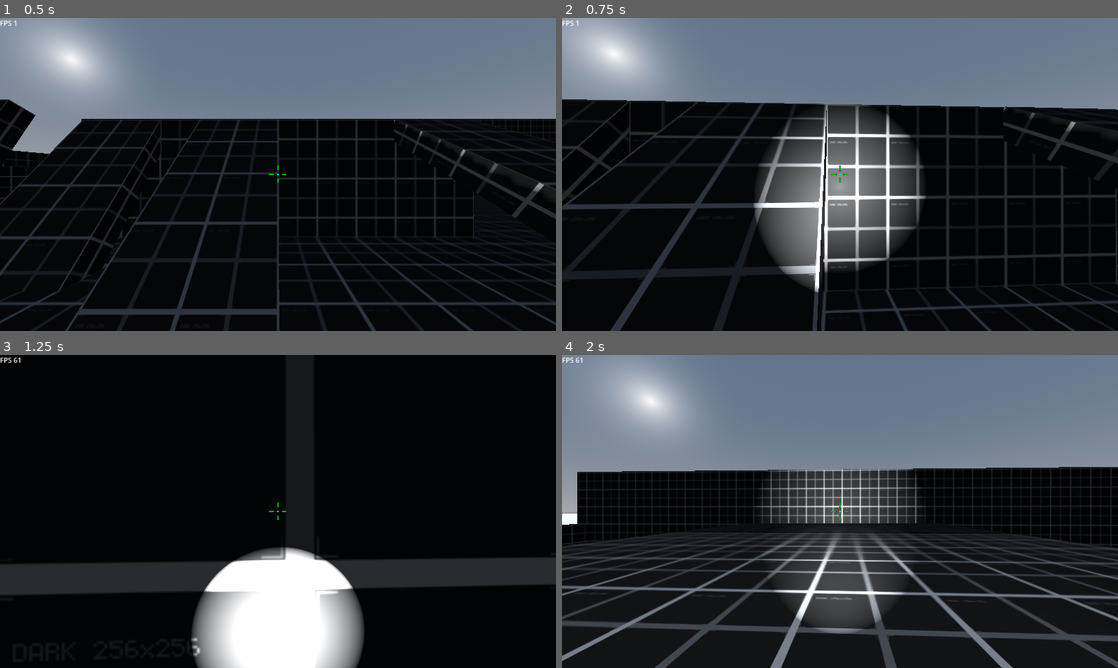
Above: before the commit, frames 1-4 (two rows, left to right).
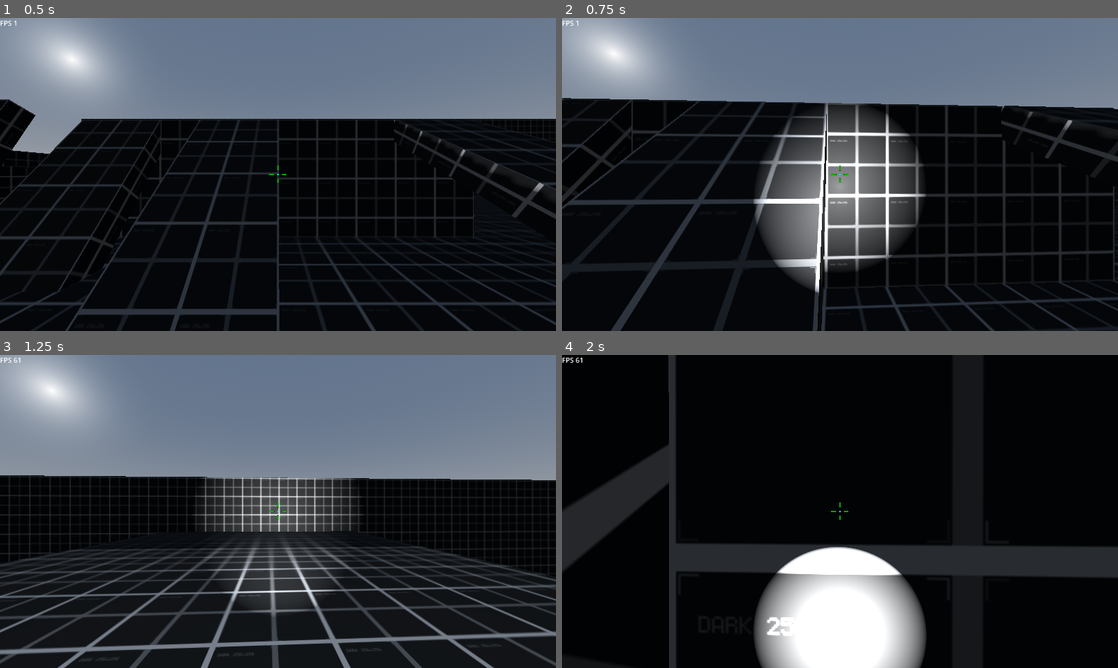
Above: after the commit, the same moments.

Repository: rbarongr/GodotFirstPersonController
Game: Godot game, scene res://Scenes/sandbox.tscn
The game is run twice, just before and just after one commit, with the same random seed, the same clock (stepped at 60 frames per second) and the same inputs.
Inputs (mouse positions are in pixels of both pictures, inside the frame that each line leads up to):
- Up to frame 1 (0.5 s): no input
- Up to frame 2 (0.75 s): tap Enter at 0.5 s; move the mouse to (867, 174) at 0.52 s; hold W (move_forward) from 0.53 s (still down); tap F (flashlight_toggle) at 0.6 s
- Up to frame 3 (1.25 s): keep holding W (move_forward); tap Space (jump_default) at 0.77 s
- Up to frame 4 (2 s): keep holding W (move_forward); move the mouse to (812, 511) at 1.27 s; tap Mouse wheel down (mouse_wheel_down) at 1.35 s; tap Space (jump_default) at 1.52 s

Frame 1 is identical in both runs. In frame 2, 9.4% of the frame differs, in the area x 0-100%, y 25-100%; in frame 3, 66%, in the area x 0-100%, y 0-100%; in frame 4, 65%.

Commit message:
better way do decelerate on jumping into water; cleanups

Diff:
--- a/Player/player.gd
+++ b/Player/player.gd
@@ -15,7 +15,8 @@
 @export_range(0, 10, 1) var height_default: float = 1.5
 @export_range(0, 10, 1) var height_crouched: float = 0.5
 
-@export_range(10, 400, 1) var acceleration: float = 10000 # m/s^2
+@export_range(10, 400, 1) var acceleration: float = 400 #10000 # m/s^2
+@export_range(0.01, 10, 1) var water_drag: float = 1 # the deceleration when the player jumps into water
 
 @export_range(0.1, 3.0, 0.1) var jump_height_default: float = 2 # m
 @export_range(0.1, 3.0, 0.1) var jump_height_high: float = 3
@@ -62,8 +63,7 @@
 
 var mouse_captured: bool = false
 
-var gravity_default: float = ProjectSettings.get_setting("physics/3d/default_gravity")
-var gravity_current = gravity_default
+var gravity: float = ProjectSettings.get_setting("physics/3d/default_gravity")
 
 var move_dir: Vector2 # Input direction for movement
 var look_dir: Vector2 # Input direction for look/aim
@@ -212,21 +212,25 @@
 
 func _gravity(delta: float) -> Vector3:
 	if movement_state_current == MovementStates.LAND:
-		gravity_current = gravity_default
+		#gravity_current = gravity_default
 
 		if jump_hold_allowed and jump_state_current == JumpStates.HOLD:
 			grav_vel = Vector3.ZERO
 		else:
-			grav_vel = Vector3.ZERO if is_on_floor() else grav_vel.move_toward(Vector3(0, velocity.y - gravity_current, 0), gravity_current * delta)
+			grav_vel = Vector3.ZERO if is_on_floor() else grav_vel.move_toward(Vector3(0, velocity.y - gravity, 0), gravity * delta)
 
 	elif movement_state_current == MovementStates.LADDER_LAND:
-		gravity_current = 0
+		#gravity_current = 0
 		grav_vel = Vector3.ZERO
+	elif movement_state_current == MovementStates.WATER_ENTERED:
+		#grav_vel.move_toward(Vector3(0, 0, 0), delta)
+		pass
 	elif movement_state_current == MovementStates.SWIM:
-		gravity_current = 0
-		grav_vel = Vector3.ZERO
+		grav_vel = grav_vel.move_toward(Vector3.ZERO, water_drag)
 	elif movement_state_current == MovementStates.FLY:
-		gravity_current = 0
+		pass
+
+	print("# ", grav_vel)
 
 	return grav_vel
 
@@ -277,14 +281,16 @@
 	elif movement_state_current == MovementStates.WATER_ENTERED:
 		movement_state_current = MovementStates.SWIM
 
-		var walk_dir: Vector3 = Vector3(0, -1, 0).normalized()
-		jump_vel = walk_vel.move_toward(walk_dir * swim_vertical_default, acceleration * delta/2)
+		#var walk_dir: Vector3 = Vector3(0, -1, 0).normalized()
+		#jump_vel = walk_vel.move_toward(walk_dir * swim_vertical_default, acceleration * delta/2)
 
 	elif movement_state_current == MovementStates.SWIM:
 		# dont bounce around on the water surface as in halflife1
 		if jump_state_current == JumpStates.NO:
-			jump_vel = calc_jump_vel_nojump(delta)
+			print("nojump")
+			#jump_vel = calc_jump_vel_nojump(delta)
 		elif jump_state_current == JumpStates.DEFAULT:
+			print("jump")
 			if not raycast_down_swim.is_colliding():
 				var walk_dir: Vector3 = Vector3(0, 1, 0).normalized()
 				jump_vel = walk_vel.move_toward(walk_dir * swim_vertical_default, acceleration * delta)
@@ -307,17 +313,17 @@
 	elif movement_state_current == MovementStates.FLY:
 		pass
 
+	print("jump_vel: ", jump_vel)
 	return jump_vel
 
 func calc_jump_vel_nojump(delta: float) -> Vector3:
-	return Vector3.ZERO if is_on_floor() else jump_vel.move_toward(Vector3.ZERO, gravity_default * delta)
+	return Vector3.ZERO if is_on_floor() else jump_vel.move_toward(Vector3.ZERO, gravity * delta)
 func calc_jump_vel_default() -> Vector3:
-	var jump_vel: Vector3 = Vector3.ZERO
 	if is_on_floor() or raycast_down_swim.is_colliding():
-		jump_vel = Vector3(0, sqrt(4 * jump_height_default * gravity_default), 0)
-	return jump_vel
+		return Vector3(0, sqrt(4 * jump_height_default * gravity), 0)
+	return Vector3.ZERO
 func calc_jump_vel_high() -> Vector3:
-	return Vector3(0, sqrt(4 * jump_height_high * gravity_default), 0)
+	return Vector3(0, sqrt(4 * jump_height_high * gravity), 0)
 
 func _process(delta: float):
 	# this runs a lot better here in _process than in _input
Not shown: 4 places in Player/player.tscn that only renumber resources
Not shown: 1 places in Scenes/ladder.tscn that only renumber resources
Not shown: 4 places in Scenes/sandbox.tscn that only renumber resources
Not shown: 1 places in Scenes/water_surface.tscn that only renumber resources
